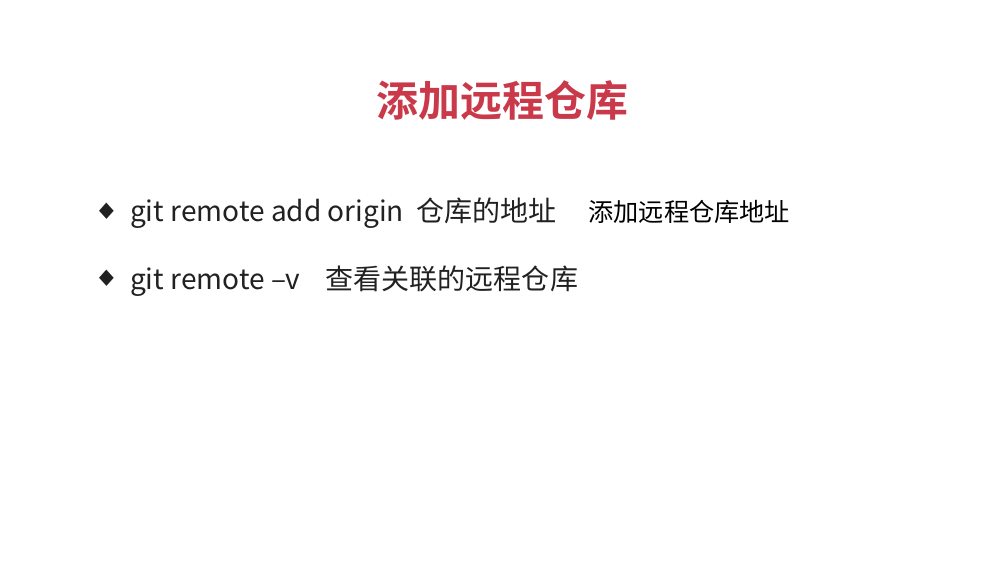
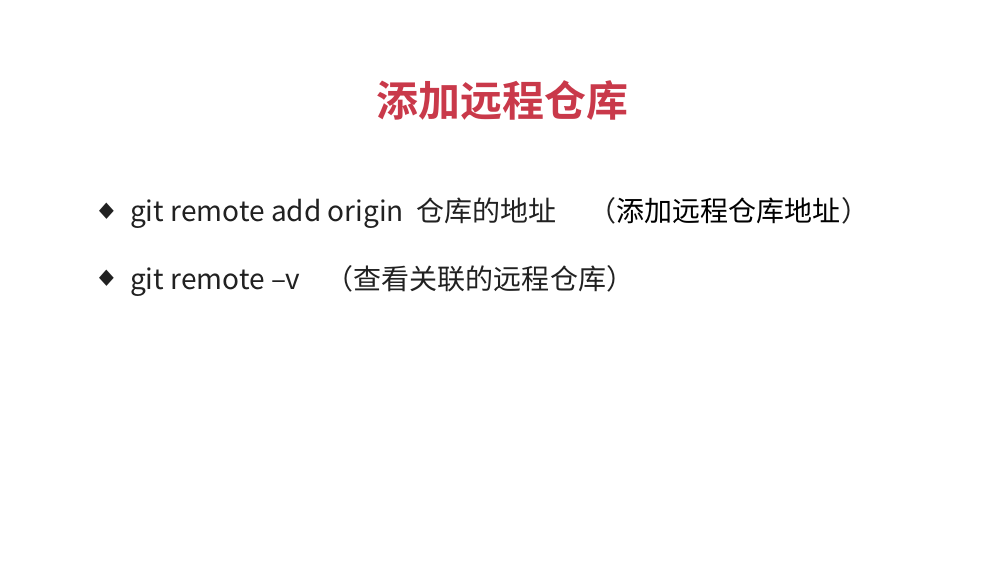
Before and after one commit to JSFFZL/Courseware-PPT, a slide deck: slide 10 of github.pptx. Drawn at 1008x567 pixels with LibreOffice and Linux fonts; fonts in the diff are those of the drawing; background and template pictures are left out. Boxes give left, top, right and bottom in pixels: in the first picture for what was removed or moved away, otherwise in the second. Text is boxed around its words. In the diff, an @@ line names an element or a change of style, - is before the commit and + after.

```diff
--- a/github.pptx
+++ b/github.pptx
@@ text at (130, 197, 869, 296): text changed @@
-  ◆ git remote add origin 仓库的地址 添加远程仓库地址
-  ◆ git remote –v 查看关联的远程仓库
+  ◆ git remote add origin 仓库的地址 （添加远程仓库地址）
+  ◆ git remote –v （查看关联的远程仓库）
```
Also in this commit, not shown: 3 other files.
